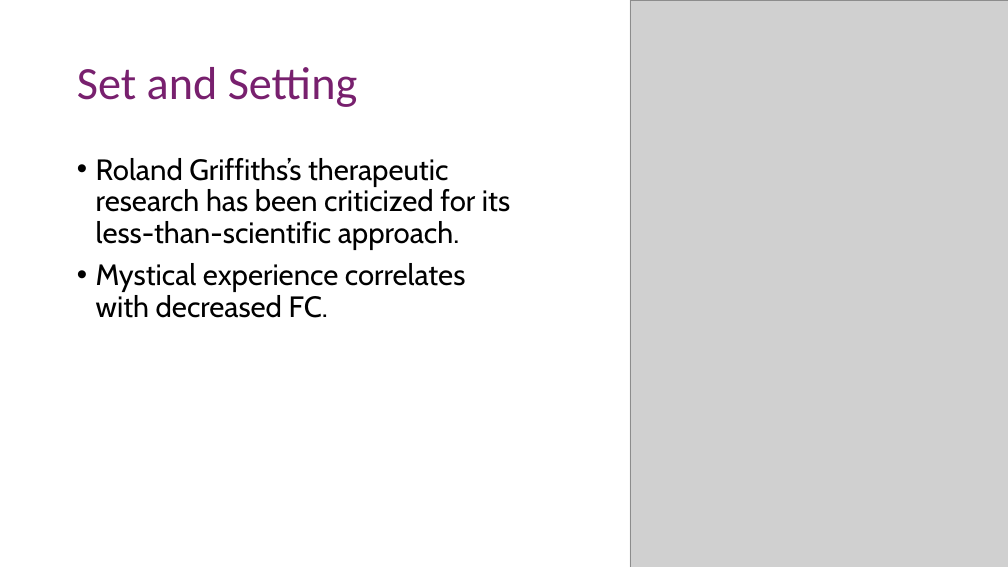
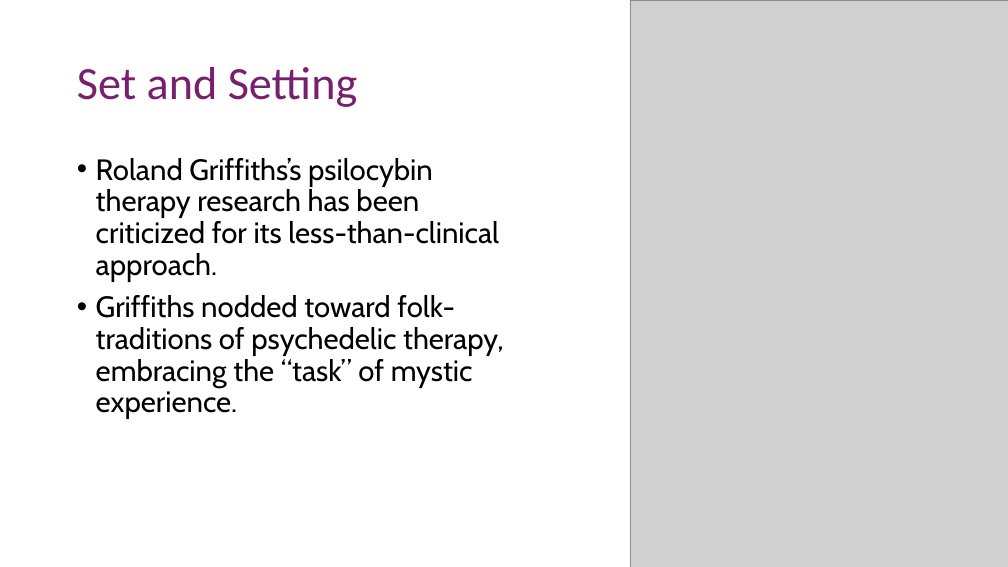
Before and after one commit to nghess/cnjc, a slide deck: slide 15 of psilocybin_fc/siegel_etal_2024.pptx (slide 10 before the commit). Drawn at 1008x567 pixels with LibreOffice and Linux fonts; fonts in the diff are those of the drawing; grey boxes stand for pictures. Boxes give left, top, right and bottom in pixels: in the first picture for what was removed or moved away, otherwise in the second. Text is boxed around its words. In the diff, an @@ line names an element or a change of style, - is before the commit and + after.

```diff
--- a/psilocybin_fc/siegel_etal_2024.pptx
+++ b/psilocybin_fc/siegel_etal_2024.pptx
@@ text at [96, 158, 503, 419]: text changed @@
-• Roland Griffiths’s therapeutic research has been criticized for its less-than-scientific approach.
-• Mystical experience correlates with decreased FC.
+• Roland Griffiths’s psilocybin therapy research has been criticized for its less-than-clinical approach.
+• Griffiths nodded toward folk-traditions of psychedelic therapy, embracing the “task” of mystic experience.
```
Also in this commit, not shown: 5 other slides changed, 12 slides added, 1 slide removed, 9 other files.
